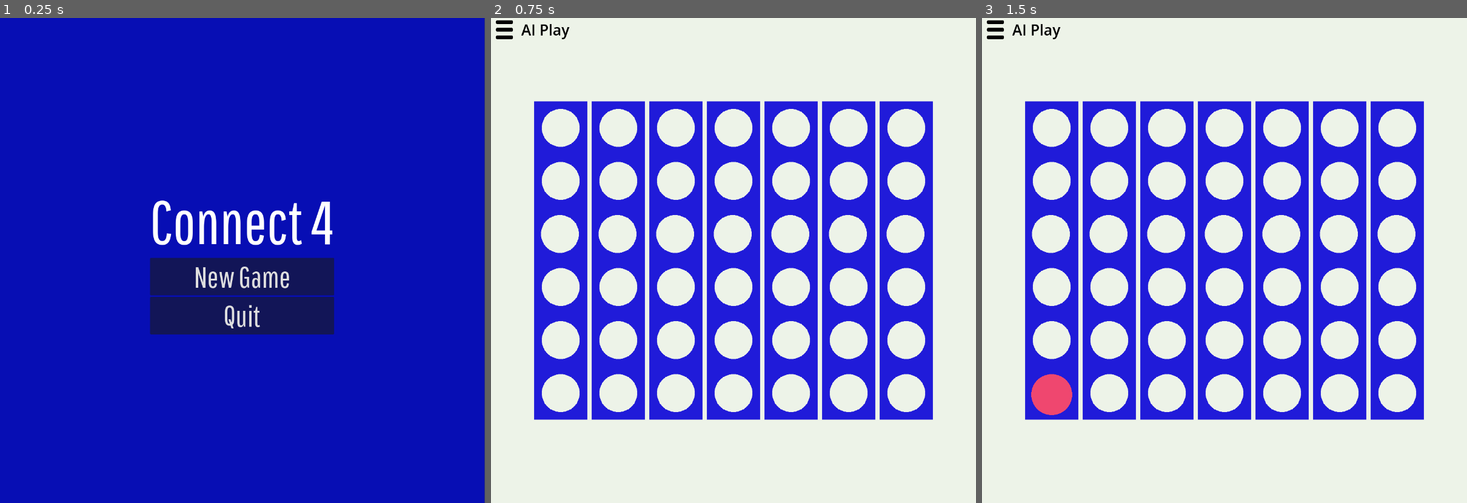
Above: before the commit, frames 1-3 (left to right).
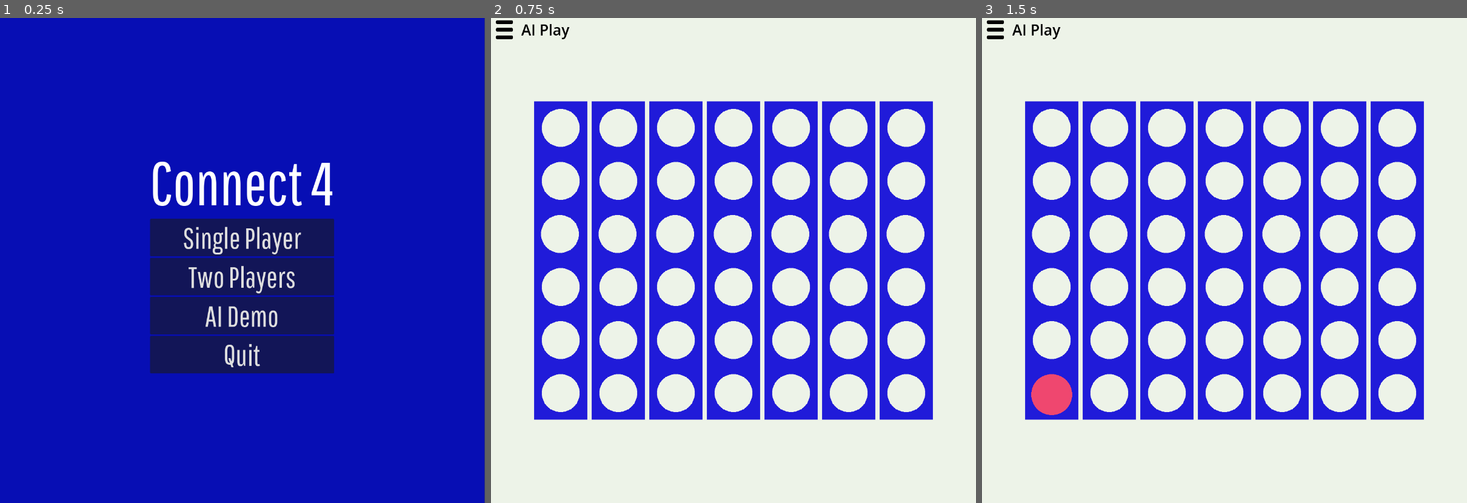
Above: after the commit, the same moments.

Repository: daniel-hartmann/gd-trabalho-01
Game: Godot game, scene res://main.tscn
Two runs of this game, one before a commit and one after it. Both use one fixed random seed, a clock stepped at 60 frames per second and the inputs below.
Inputs (mouse positions are in pixels of both pictures, inside the frame that each line leads up to):
- Up to frame 1 (0.25 s): no input
- Up to frame 2 (0.75 s): click (733, 275) at 0.5 s, where only the run after the commit has a clickable "Two Players"
- Up to frame 3 (1.5 s): click (1049, 260) at 1.25 s

The runs differ from the first frame. In frame 1, 8.2% of the frame differs, in the area x 30-69%, y 29-74%; in frame 2, nothing differs; in frame 3, nothing differs.

Commit message:
Saving current state to get Angelo's AI code

Diff:
--- a/dh-connect-four/game.gd
+++ b/dh-connect-four/game.gd
@@ -6,6 +6,9 @@
 @onready var result_label = $Control/HBoxContainer/Label
 @onready var play_button = $Control/HBoxContainer/AIPlay
 @onready var menu_button = $Control/HBoxContainer/MenuButton
+
+@export var game_type: String
+@export var player1_is_red: bool
 
 signal hide_preview
 
@@ -30,13 +33,17 @@
 	if event.is_action_pressed("ui_cancel"):
 		toggle_pause_menu()
 
-# Called when the node enters the scene tree for the first time.
+
 func _ready() -> void:
 	_config_pause_menu_buttons()
 	_config_result_menu_buttons()
 	_setup_column_buttons()
 
+	print("game_type: ", game_type)
+	print("player1_is_red: ", player1_is_red)
+
 	menu_button.connect("pressed", toggle_pause_menu.bind())
+
 
 func _setup_column_buttons():
 	var column_index: int = 0
@@ -127,7 +134,7 @@
 	$ResultContainer/VBoxContainer/ResultLabel.text = result
 
 
-func _on_ai_play_button_pressed() -> void:
+func ai_move() -> void:
 	disable_buttons()
 	var player: String = game.current_player()
 	var current_play: Play = mm.melhor_jogada(game.duplicate(true), player, 1)
--- a/dh-connect-four/game.tscn
+++ b/dh-connect-four/game.tscn
@@ -221,4 +221,4 @@
 text = "Quit to menu"
 
 [connection signal="hide_preview" from="." to="." method="_hide_preview"]
-[connection signal="pressed" from="Control/HBoxContainer/AIPlay" to="." method="_on_ai_play_button_pressed"]
+[connection signal="pressed" from="Control/HBoxContainer/AIPlay" to="." method="ai_move"]
--- a/dh-connect-four/main.gd
+++ b/dh-connect-four/main.gd
@@ -14,12 +14,26 @@
 	add_child(menu)
 
 	var actions_container = get_node("MainMenu/CenterContainer/VBoxContainer/Actions")
-	actions_container.get_node("NewGame").connect("pressed", new_game.bind())
+	actions_container.get_node("PvCGame").connect("pressed", new_pvc_game.bind())
+	actions_container.get_node("PvPGame").connect("pressed", new_pvp_game.bind())
+	actions_container.get_node("AIGame").connect("pressed", new_ai_game.bind())
 	actions_container.get_node("Quit").connect("pressed", quit.bind())
 
-func new_game():
+func _new_game(scene) -> void:
 	for child in get_children():
 		child.queue_free()
 
+	add_child(scene)
+
+func new_pvc_game():
+	_new_game(preload("res://select_color.tscn").instantiate())
+
+func new_pvp_game():
 	var game = preload("res://game.tscn").instantiate()
-	add_child(game)
+	game.game_type = "pvp"
+	_new_game(game)
+
+func new_ai_game():
+	var game = preload("res://game.tscn").instantiate()
+	game.game_type = "ai_demo"
+	_new_game(preload("res://game.tscn").instantiate())
--- a/dh-connect-four/main_menu.gd
+++ /dev/null
@@ -1,21 +0,0 @@
-extends Control
-
-@onready var actions_container = get_node("CenterContainer/VBoxContainer/Actions")
-@onready var actions = actions_container.get_children()
-
-const GAME = preload("res://game.tscn")
-
-func _ready() -> void:
-	actions_container.get_node("NewGame").connect("pressed", new_game.bind())
-	actions_container.get_node("Quit").connect("pressed", quit.bind())
-
-func _input(event: InputEvent) -> void:
-	if event.is_action_pressed("ui_cancel"):
-		get_tree().quit()
-
-
-func new_game():
-	get_tree().change_scene_to_packed(GAME)
-
-func quit():
-	get_tree().quit()
--- a/dh-connect-four/main_menu.tscn
+++ b/dh-connect-four/main_menu.tscn
@@ -41,11 +41,23 @@
 [node name="Actions" type="VBoxContainer" parent="CenterContainer/VBoxContainer" unique_id=1241136055]
 layout_mode = 2
 
-[node name="NewGame" type="Button" parent="CenterContainer/VBoxContainer/Actions" unique_id=1642916388]
+[node name="PvCGame" type="Button" parent="CenterContainer/VBoxContainer/Actions" unique_id=1642916388]
 layout_mode = 2
 theme_override_fonts/font = ExtResource("1_06t4h")
 theme_override_font_sizes/font_size = 78
-text = "New Game"
+text = "Single Player"
+
+[node name="PvPGame" type="Button" parent="CenterContainer/VBoxContainer/Actions" unique_id=721122736]
+layout_mode = 2
+theme_override_fonts/font = ExtResource("1_06t4h")
+theme_override_font_sizes/font_size = 78
+text = "Two Players"
+
+[node name="AIGame" type="Button" parent="CenterContainer/VBoxContainer/Actions" unique_id=1405418168]
+layout_mode = 2
+theme_override_fonts/font = ExtResource("1_06t4h")
+theme_override_font_sizes/font_size = 78
+text = "AI Demo"
 
 [node name="Quit" type="Button" parent="CenterContainer/VBoxContainer/Actions" unique_id=561307958]
 layout_mode = 2
--- a/dh-connect-four/project.godot
+++ b/dh-connect-four/project.godot
@@ -21,6 +21,25 @@
 window/size/viewport_height=1280
 window/stretch/mode="viewport"
 
+[input]
+
+ui_left={
+"deadzone": 0.5,
+"events": [Object(InputEventKey,"resource_local_to_scene":false,"resource_name":"","device":0,"window_id":0,"alt_pressed":false,"shift_pressed":false,"ctrl_pressed":false,"meta_pressed":false,"pressed":false,"keycode":4194319,"physical_keycode":0,"key_label":0,"unicode":0,"location":0,"echo":false,"script":null)
+, Object(InputEventJoypadButton,"resource_local_to_scene":false,"resource_name":"","device":-1,"button_index":13,"pressure":0.0,"pressed":false,"script":null)
+, Object(InputEventJoypadMotion,"resource_local_to_scene":false,"resource_name":"","device":-1,"axis":0,"axis_value":-1.0,"script":null)
+, Object(InputEventKey,"resource_local_to_scene":false,"resource_name":"","device":-1,"window_id":0,"alt_pressed":false,"shift_pressed":false,"ctrl_pressed":false,"meta_pressed":false,"pressed":false,"keycode":0,"physical_keycode":65,"key_label":0,"unicode":97,"location":0,"echo":false,"script":null)
+]
+}
+ui_right={
+"deadzone": 0.5,
+"events": [Object(InputEventKey,"resource_local_to_scene":false,"resource_name":"","device":0,"window_id":0,"alt_pressed":false,"shift_pressed":false,"ctrl_pressed":false,"meta_pressed":false,"pressed":false,"keycode":4194321,"physical_keycode":0,"key_label":0,"unicode":0,"location":0,"echo":false,"script":null)
+, Object(InputEventJoypadButton,"resource_local_to_scene":false,"resource_name":"","device":-1,"button_index":14,"pressure":0.0,"pressed":false,"script":null)
+, Object(InputEventJoypadMotion,"resource_local_to_scene":false,"resource_name":"","device":-1,"axis":0,"axis_value":1.0,"script":null)
+, Object(InputEventKey,"resource_local_to_scene":false,"resource_name":"","device":-1,"window_id":0,"alt_pressed":false,"shift_pressed":false,"ctrl_pressed":false,"meta_pressed":false,"pressed":false,"keycode":0,"physical_keycode":68,"key_label":0,"unicode":100,"location":0,"echo":false,"script":null)
+]
+}
+
 [physics]
 
 3d/physics_engine="Jolt Physics"
--- /dev/null
+++ b/dh-connect-four/select_color.gd
@@ -0,0 +1,34 @@
+extends Control
+
+@onready var player1_red = $VBoxContainer/MarginContainer/GridContainer/Player1Red
+@onready var player1_yellow = $VBoxContainer/MarginContainer/GridContainer/Player1Yellow
+
+var mouse_texture = preload("res://art/mouse.png")
+var player1_is_red: bool = true
+
+func _input(event: InputEvent) -> void:
+	if event.is_action_pressed("ui_right"):
+		select_yellow()
+
+	if event.is_action_pressed("ui_left"):
+		select_red()
+
+func select_red() -> void:
+	player1_is_red = true
+	player1_red.texture = mouse_texture
+	player1_yellow.texture = null
+
+func select_yellow() -> void:
+	player1_is_red = false
+	player1_red.texture = null
+	player1_yellow.texture = mouse_texture
+
+
+func start_game() -> void:
+	for child in get_parent().get_children():
+		child.queue_free()
+
+	var game = preload("res://game.tscn").instantiate()
+	game.game_type = "pvc"
+	game.player1_is_red = player1_is_red
+	get_parent().add_child(game)
--- /dev/null
+++ b/dh-connect-four/select_color.tscn
@@ -0,0 +1,102 @@
+[gd_scene format=3 uid="uid://bq6fstj2xfvgo"]
+
+[ext_resource type="Script" uid="uid://culdb6ax04fsx" path="res://select_color.gd" id="1_kjfj5"]
+[ext_resource type="FontFile" uid="uid://cgd3m3rqin1to" path="res://fonts/PathwayGothicOne-Regular.ttf" id="1_x4i35"]
+[ext_resource type="Texture2D" uid="uid://vg7oexx1fe8b" path="res://art/red-circle.png" id="3_02xq8"]
+[ext_resource type="Texture2D" uid="uid://doi36hquhxhc5" path="res://art/mouse.png" id="4_02xq8"]
+[ext_resource type="Texture2D" uid="uid://dynmum1xy4sya" path="res://art/yellow-circle.png" id="4_kjfj5"]
+
+[node name="SelectColor" type="Control" unique_id=1417782483]
+custom_minimum_size = Vector2(1280, 1280)
+layout_mode = 3
+anchors_preset = 15
+anchor_right = 1.0
+anchor_bottom = 1.0
+offset_left = -1.0
+offset_right = -1.0
+grow_horizontal = 2
+grow_vertical = 2
+scale = Vector2(1, 1.0016674)
+script = ExtResource("1_kjfj5")
+
+[node name="ColorRect" type="ColorRect" parent="." unique_id=1494811873]
+layout_mode = 1
+anchors_preset = 15
+anchor_right = 1.0
+anchor_bottom = 1.0
+grow_horizontal = 2
+grow_vertical = 2
+color = Color(0.02745098, 0.05490196, 0.7058824, 1)
+
+[node name="MainMessage" type="Label" parent="." unique_id=92936838]
+layout_mode = 0
+offset_left = 319.5
+offset_right = 960.5
+offset_bottom = 185.0
+grow_horizontal = 2
+theme_override_fonts/font = ExtResource("1_x4i35")
+theme_override_font_sizes/font_size = 160
+text = "Select Player"
+
+[node name="VBoxContainer" type="VBoxContainer" parent="." unique_id=292996894]
+layout_mode = 1
+anchors_preset = 5
+anchor_left = 0.5
+anchor_right = 0.5
+offset_left = -243.0
+offset_right = 243.0
+offset_bottom = 597.0
+grow_horizontal = 2
+
+[node name="MarginContainer" type="MarginContainer" parent="VBoxContainer" unique_id=1041245655]
+layout_mode = 2
+theme_override_constants/margin_left = 140
+theme_override_constants/margin_top = 340
+theme_override_constants/margin_right = 140
+theme_override_constants/margin_bottom = 100
+
+[node name="GridContainer" type="GridContainer" parent="VBoxContainer/MarginContainer" unique_id=1089254517]
+layout_mode = 2
+size_flags_horizontal = 4
+size_flags_vertical = 0
+columns = 3
+
+[node name="Red" type="TextureButton" parent="VBoxContainer/MarginContainer/GridContainer" unique_id=1519904943]
+custom_minimum_size = Vector2(400, 0)
+layout_mode = 2
+texture_normal = ExtResource("3_02xq8")
+stretch_mode = 3
+
+[node name="VSLabel" type="Label" parent="VBoxContainer/MarginContainer/GridContainer" unique_id=643128094]
+layout_mode = 2
+text = "  VS  "
+
+[node name="Yellow" type="TextureButton" parent="VBoxContainer/MarginContainer/GridContainer" unique_id=108780006]
+custom_minimum_size = Vector2(400, 0)
+layout_mode = 2
+texture_normal = ExtResource("4_kjfj5")
+stretch_mode = 3
+
+[node name="Player1Red" type="TextureRect" parent="VBoxContainer/MarginContainer/GridContainer" unique_id=749820129]
+layout_mode = 2
+texture = ExtResource("4_02xq8")
+stretch_mode = 3
+
+[node name="SwitchLabel" type="Label" parent="VBoxContainer/MarginContainer/GridContainer" unique_id=1983355127]
+layout_mode = 2
+
+[node name="Player1Yellow" type="TextureRect" parent="VBoxContainer/MarginContainer/GridContainer" unique_id=237964187]
+layout_mode = 2
+stretch_mode = 3
+
+[node name="StartButton" type="Button" parent="VBoxContainer" unique_id=1296424486]
+layout_mode = 2
+size_flags_horizontal = 4
+size_flags_vertical = 4
+theme_override_font_sizes/font_size = 40
+text = " Start Game "
+autowrap_trim_flags = 0
+
+[connection signal="pressed" from="VBoxContainer/MarginContainer/GridContainer/Red" to="." method="select_red"]
+[connection signal="pressed" from="VBoxContainer/MarginContainer/GridContainer/Yellow" to="." method="select_yellow"]
+[connection signal="pressed" from="VBoxContainer/StartButton" to="." method="start_game"]
Binary file added: dh-connect-four/art/mouse.png
Not shown, added: dh-connect-four/art/mouse.png.import
Binary file added: dh-connect-four/art/red-circle.png
Not shown, added: dh-connect-four/art/red-circle.png.import
Binary file added: dh-connect-four/art/yellow-circle.png
Not shown, added: dh-connect-four/art/yellow-circle.png.import
Not shown, removed: dh-connect-four/main_menu.gd.uid
Not shown, added: dh-connect-four/select_color.gd.uid
Not shown, removed: .DS_Store
Not shown, changed: .gitignore
Not shown, removed: dh-connect-four/.DS_Store
